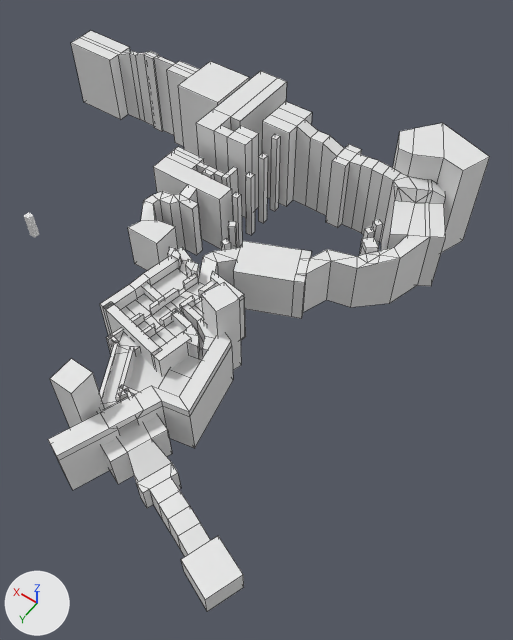
An edit to the Blender file models/levels/level2.blend, drawn before and after from the same camera.
Both versions are drawn from a 50 mm camera at (-75.9, 74.2, 314.3) aimed at (71.1, -131.6, -9.1). Arrows for +X, +Y and +Z are at lower left; the lights stay in place. Mesh edges are drawn as thin lines on the coarser meshes.

Names of what the first picture shows: '1-col', '10-col', '3-col', '4-col', '5-col', '6-col', '7-col', '8-col', '9-col', 'Cube-col', 'Cube.001-col', 'Cube.027-col'.
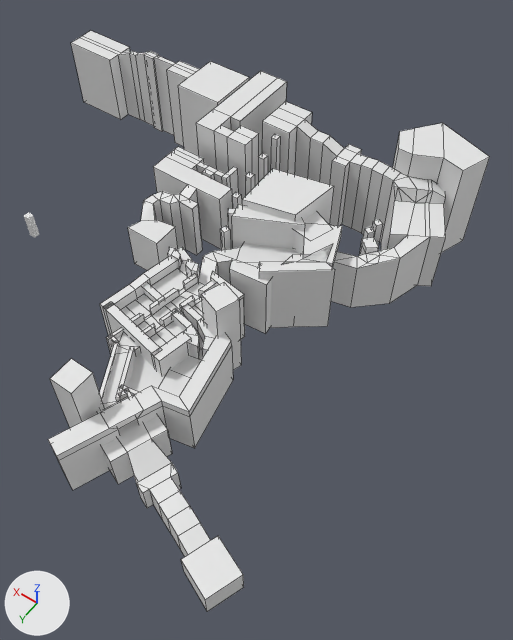
Commit message: level 2 5 walls

Changed parts and their boxes (x1, y1, x2, y2) in the pictures (513 x 640 px; the box of a moved part takes in the faces that stretch with it):
'5-col', reshaped
    before: (213, 221, 331, 319)
    after: (213, 208, 300, 283)
'Cube.029-col', added
    after: (259, 262, 335, 328)
'Cube.032-col', added
    after: (242, 169, 334, 225)
'Cube.030-col', added
    after: (232, 205, 305, 250)
'Cube.028-col', added
    after: (230, 259, 271, 334)
'Cube.003', added
    after: (303, 223, 342, 268)
'Cube.031-col', added
    after: (293, 211, 329, 255)
'Cube.001-col.001', added
    after: (282, 244, 333, 265)
part 1 of me_cube_012, moved or reshaped
    before: (221, 221, 331, 319)
    after: (220, 208, 300, 263)

Edits to the bpy script that builds the scene:
```text
Change me_cube_012:
    used by ob_5_col; location = (12.0, 8.0, 0.0); scale = (8.4, 8.4, 8.4)
    remove me_cube_012.from_pydata(...)  # 49 vertices, 36 faces; spans x 4.05..11.59, y -21.62..-16.59, z -1.0..3.21
    add me_cube_012.from_pydata(...)  # 48 vertices, 36 faces; spans x 4.05..11.59, y -21.62..-16.3, z -1.0..4.41
    me_cube_012 part 1: 19 vertices moved from x 4.54..11.59, y -20.27..-16.59, z -1.0..3.21 to x 4.37..11.59, y -20.76..-16.3, z -1.0..4.41; 1 vertex removed from x 11.07, y -17.22, z 2.74
Add me_cube_056:
    me_cube_056.from_pydata([(-0.48, -0.78, -0.99), (-0.48, -0.78, 2.46), (-0.47, 0.77, -0.99), (-0.47, 0.77, 2.46), (0.45, -1.0, -0.99), (0.45, -1.0, 2.46), (0.41, 1.05, -0.99), (0.41, 1.05, 2.46)], [], [(0, 1, 3, 2), (2, 3, 7, 6), (6, 7, 5, 4), (4, 5, 1, 0), (2, 6, 4, 0), (7, 3, 1, 5)])
Add me_cube_053:
    me_cube_053.from_pydata([(-1.07, -1.49, -1.0), (-1.07, -1.49, 2.64), (-1.14, 0.08, -1.0), (-1.14, 0.08, 2.64), (0.8, -1.14, -1.0), (0.8, -1.14, 2.64), (1.09, 0.47, -1.0), (1.09, 0.47, 2.64)], [], [(0, 1, 3, 2), (2, 3, 7, 6), (6, 7, 5, 4), (4, 5, 1, 0), (2, 6, 4, 0), (7, 3, 1, 5)])
Add me_cube_052:
    me_cube_052.from_pydata([(-0.92, -1.01, -1.0), (-0.92, -1.01, 2.29), (-1.16, 0.53, -1.0), (-1.16, 0.53, 2.29), (1.0, -1.0, -1.0), (1.0, -1.0, 2.29), (1.06, 0.92, -1.0), (1.06, 0.92, 2.29)], [], [(0, 1, 3, 2), (2, 3, 7, 6), (6, 7, 5, 4), (4, 5, 1, 0), (2, 6, 4, 0), (7, 3, 1, 5)])
Add me_cube_051:
    me_cube_051.from_pydata([(-0.48, -0.78, -1.51), (-0.48, -0.78, 1.51), (-0.47, 0.77, -1.51), (-0.47, 0.77, 1.51), (0.45, -1.0, -1.51), (0.45, -1.0, 1.51), (0.41, 1.05, -1.51), (0.41, 1.05, 1.51)], [], [(0, 1, 3, 2), (2, 3, 7, 6), (6, 7, 5, 4), (4, 5, 1, 0), (2, 6, 4, 0), (7, 3, 1, 5)])
Add me_cube_050:
    me_cube_050.from_pydata([(-0.92, -1.01, -1.0), (-0.92, -1.01, 2.02), (-1.16, 0.53, -1.0), (-1.16, 0.53, 2.02), (1.0, -1.0, -1.0), (1.0, -1.0, 2.02), (1.0, 1.0, -1.0), (1.0, 1.0, 2.02)], [], [(0, 1, 3, 2), (2, 3, 7, 6), (6, 7, 5, 4), (4, 5, 1, 0), (2, 6, 4, 0), (7, 3, 1, 5)])
Add me_cube_049:
    me_cube_049.from_pydata([(-0.92, -1.01, -1.0), (-0.92, -1.01, 1.68), (-1.16, 0.53, -1.0), (-1.16, 0.53, 1.68), (1.0, -1.0, -1.0), (1.0, -1.0, 1.68), (1.0, 1.0, -1.0), (1.0, 1.0, 1.68)], [], [(0, 1, 3, 2), (2, 3, 7, 6), (6, 7, 5, 4), (4, 5, 1, 0), (2, 6, 4, 0), (7, 3, 1, 5)])
Add ob_cube_003:
    ob_cube_003 = bpy.data.objects.new('Cube.003', me_cube_056)
    ob_cube_003.location = (52.0, -164.8, 33.1)
    ob_cube_003.rotation_euler = (0.0, 0.0, -1.129)  # degrees (0, 0, -65)
    ob_cube_003.scale = (30.7, 10.0, 2.25)
Add ob_cube_001_col_001:
    ob_cube_001_col_001 = bpy.data.objects.new('Cube.001-col.001', me_cube_054)  # 12 vertices, 10 faces; spans x -1.52..2.03, y -1.25..3.3, z -1.0..2.02
    ob_cube_001_col_001.location = (52.7, -148.8, 6.5)
    ob_cube_001_col_001.rotation_euler = (0.0, 0.0, 3.731)  # degrees (0, 0, 214)
    ob_cube_001_col_001.scale = (7.85, 3.59, 15.9)
Add ob_cube_032_col:
    ob_cube_032_col = bpy.data.objects.new('Cube.032-col', me_cube_053)
    ob_cube_032_col.location = (82.5, -187.9, 6.5)
    ob_cube_032_col.rotation_euler = (0.0, 0.0, 3.141)  # degrees (0, 0, 180)
    ob_cube_032_col.scale = (16.2, 19.6, 15.9)
Add ob_cube_030_col:
    ob_cube_030_col = bpy.data.objects.new('Cube.030-col', me_cube_052)
    ob_cube_030_col.location = (84.1, -160.8, 6.5)
    ob_cube_030_col.rotation_euler = (0.0, 0.0, 0.399)  # degrees (0, 0, 23)
    ob_cube_030_col.scale = (18.2, 5.02, 15.9)
Add ob_cube_031_col:
    ob_cube_031_col = bpy.data.objects.new('Cube.031-col', me_cube_051)
    ob_cube_031_col.location = (63.2, -172.1, 14.6)
    ob_cube_031_col.rotation_euler = (0.0, 0.0, -0.317)  # degrees (0, 0, -18)
    ob_cube_031_col.scale = (20.0, 9.93, 15.9)
Add ob_cube_029_col:
    ob_cube_029_col = bpy.data.objects.new('Cube.029-col', me_cube_050)
    ob_cube_029_col.location = (53.7, -141.3, 6.5)
    ob_cube_029_col.rotation_euler = (0.0, 0.0, 0.61)  # degrees (0, 0, 35)
    ob_cube_029_col.scale = (18.2, 3.59, 15.9)
Add ob_cube_028_col:
    ob_cube_028_col = bpy.data.objects.new('Cube.028-col', me_cube_049)
    ob_cube_028_col.location = (73.2, -130.3, 6.5)
    ob_cube_028_col.rotation_euler = (0.0, 0.0, 3.241)  # degrees (0, 0, 186)
    ob_cube_028_col.scale = (11.7, 4.64, 15.9)
```
